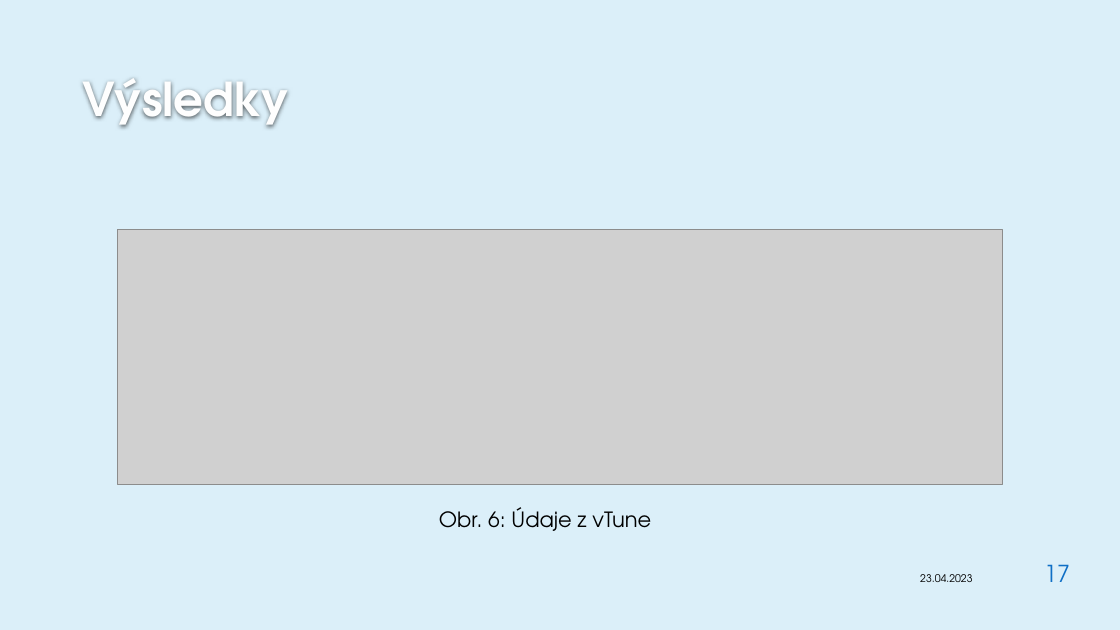
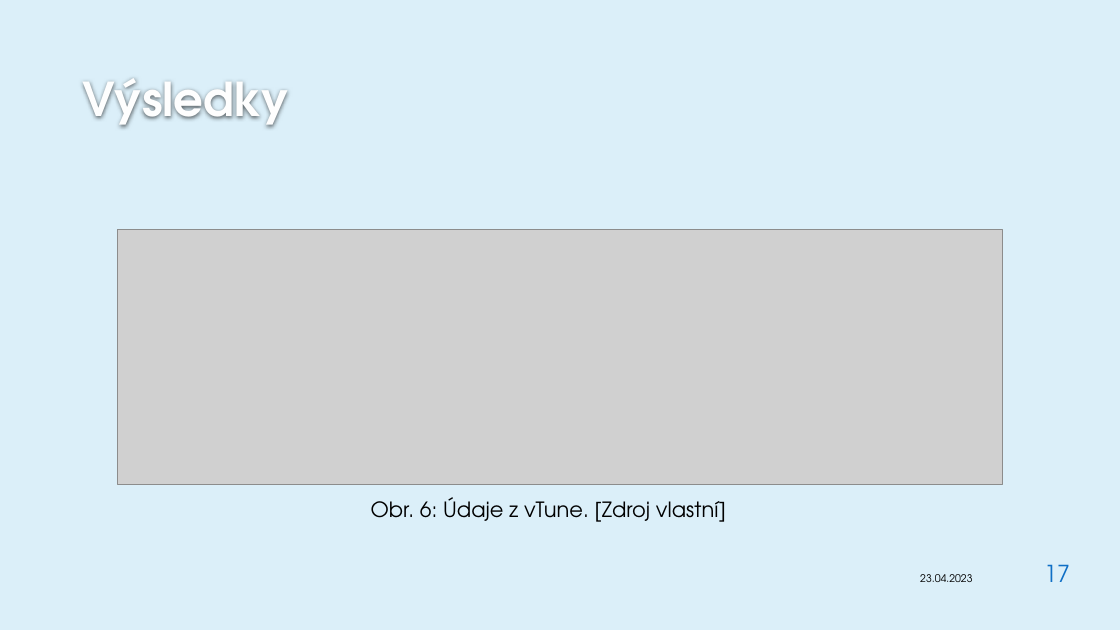
Before and after one commit to JanaCZek/diplomka, a slide deck: slide 17 of Dokumentace/obhajoba/janecka.pptx. Drawn at 1120x630 pixels with LibreOffice and Linux fonts; fonts in the diff are those of the drawing; grey boxes stand for pictures; background and template pictures are left out. Boxes give left, top, right and bottom in pixels: in the first picture for what was removed or moved away, otherwise in the second. Text is boxed around its words. In the diff, an @@ line names an element or a change of style, - is before the commit and + after.

```diff
--- a/Dokumentace/obhajoba/janecka.pptx
+++ b/Dokumentace/obhajoba/janecka.pptx
@@ text at box(371, 497, 726, 522): text changed @@
-Obr. 6: Údaje z vTune
+Obr. 6: Údaje z vTune. [Zdroj vlastní]
```
Also in this commit, not shown: 5 other slides changed, 4 other files.
